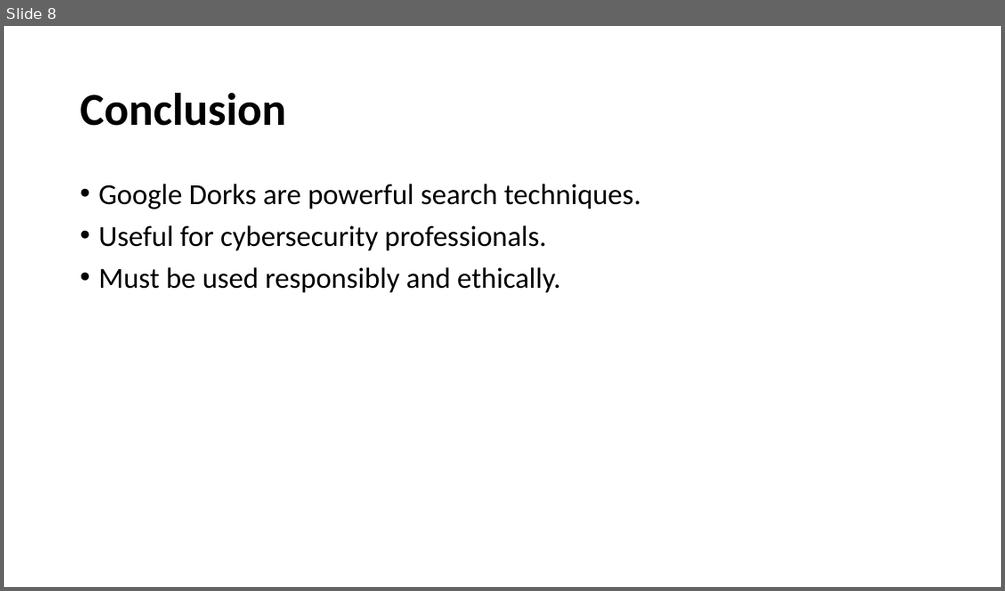
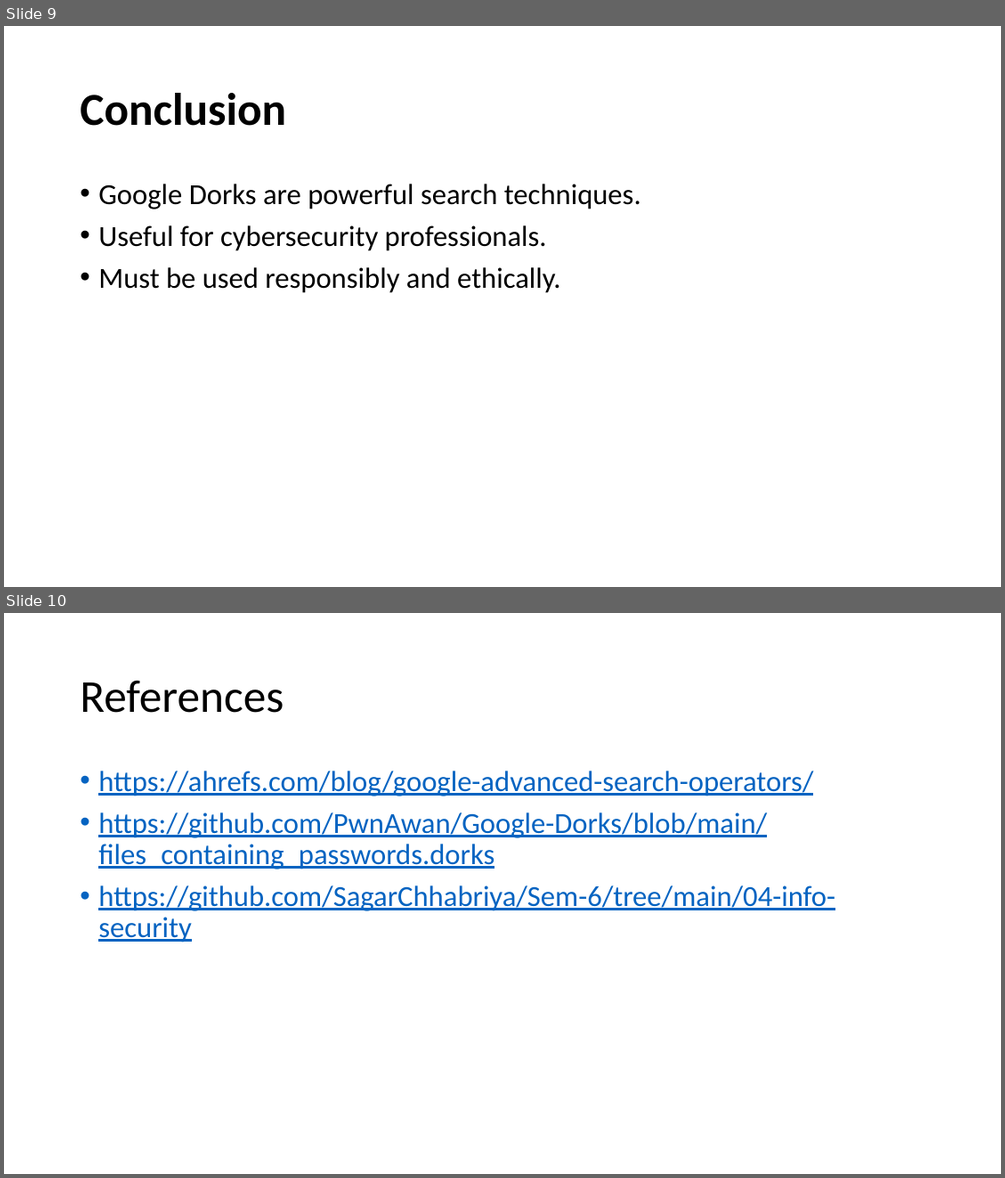
Before and after one commit to SagarChhabriya/Sem-6, a slide deck: 04-info-security/Google Dorks.pptx. Shown one above the other, each under a label of ours: slide 8 before the commit, slides 9 and 10 after it. The pictures are 1005x591 and 1005x1178 pixels, drawn with LibreOffice and Linux fonts; fonts in the diff are those of the drawing. Boxes give left, top, right and bottom in pixels: in the first picture for what was removed or moved away, otherwise in the second. Text is boxed around its words. In the diff, an @@ line names an element or a change of style, - is before the commit and + after.

```diff
--- a/04-info-security/Google Dorks.pptx
+++ b/04-info-security/Google Dorks.pptx
@@ slide 10 added at [4,613,1001,1174], background #FFFFFF @@
@@ title added at [80,680,283,713], 44 pt, text #000000 @@
+References
@@ text added at [98,771,835,942], 28 pt, text #0563C1, underline @@
+• https://ahrefs.com/blog/google-advanced-search-operators/
+• https://github.com/PwnAwan/Google-Dorks/blob/main/files_containing_passwords.dorks
+• https://github.com/SagarChhabriya/Sem-6/tree/main/04-info-security
@@ what was slide 8 is now slide 9 @@
```
Also in this commit, not shown: 1 other slide added, 21 other files.
